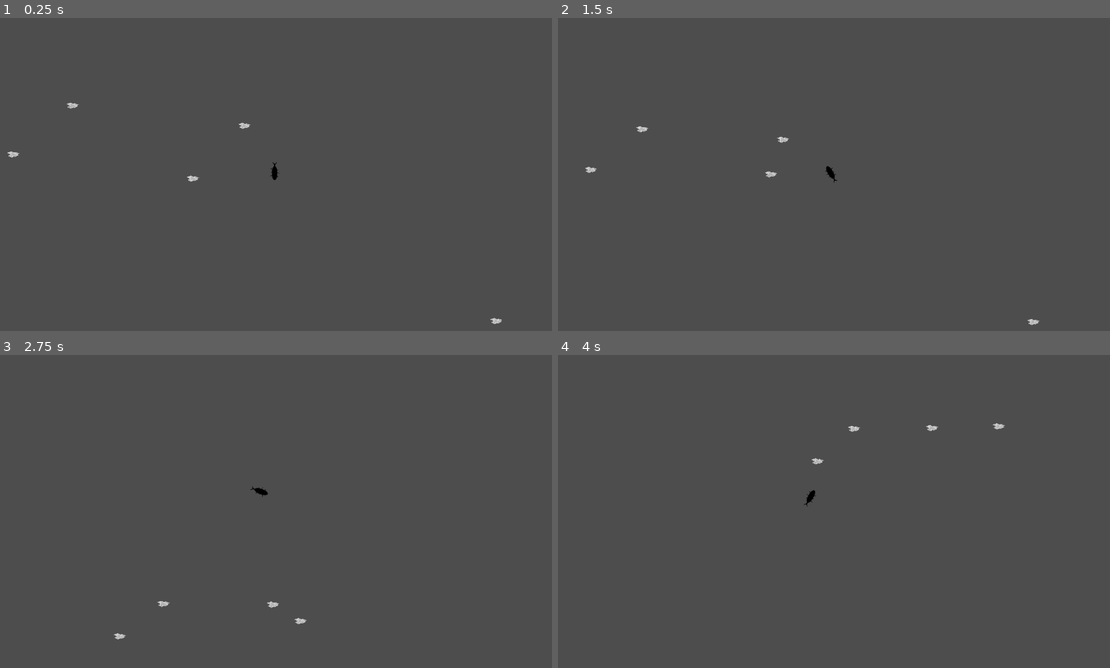
Above: before the commit, frames 1-4 (two rows, left to right).
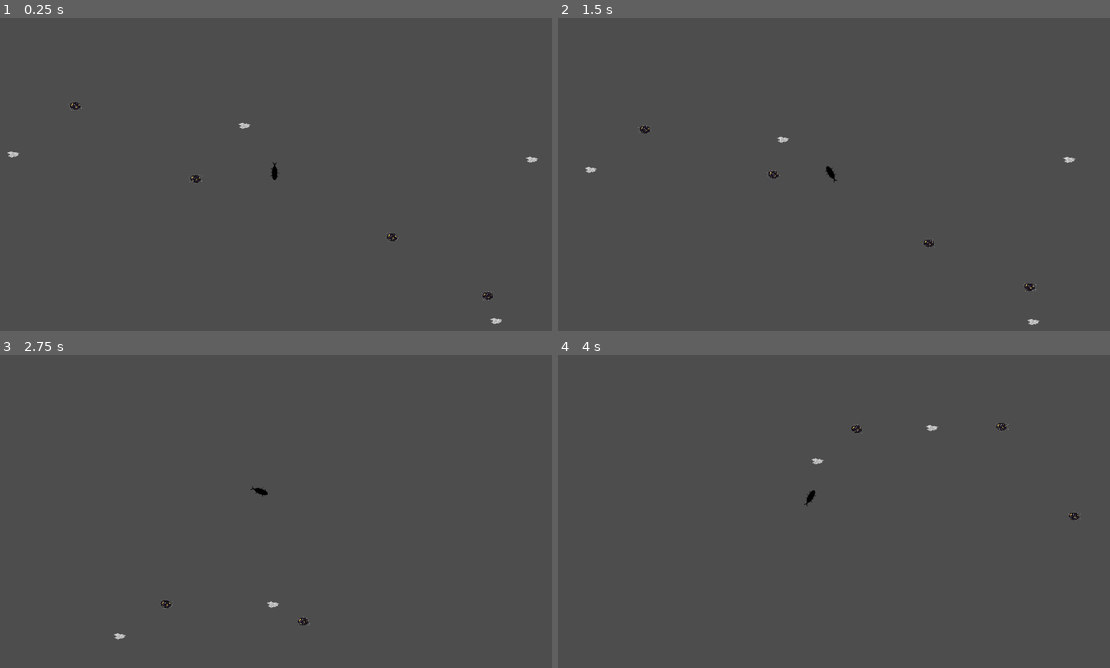
Above: after the commit, the same moments.

Repository: CarterHorton/starrrboard-HO
Game: Godot game, scene res://scenes/game.tscn
The game is run twice, just before and just after one commit, with the same random seed, the same clock (stepped at 60 frames per second) and the same inputs.
Inputs:
- Up to frame 1 (0.25 s): no input
- Up to frame 2 (1.5 s): hold Right (rotate_right) 0.53-1.28 s; hold Down (move_backward) from 1.28 s (still down)
- Up to frame 3 (2.75 s): release Down (move_backward) at 2.03 s; hold Right (rotate_right) from 2.03 s (still down)
- Up to frame 4 (4 s): release Right (rotate_right) at 2.78 s; hold Up (move_forward) 2.78-3.53 s; hold Left (rotate_left) from 3.53 s (still down)

The runs differ from the first frame. In frame 1, 0.2% of the frame differs, in the area x 12-98%, y 26-91%; in frame 2, 0.2%, in the area x 14-94%, y 34-88%; in frame 3, less than 0.1%; in frame 4, 0.1%.

Commit message:
Added variable texturing for scrap

Diff:
--- a/starrrboard,-ho!/scenes/Scraps.tscn
+++ b/starrrboard,-ho!/scenes/Scraps.tscn
@@ -1,10 +1,29 @@
-[gd_scene load_steps=4 format=3 uid="uid://cpq10lsr3g175"]
+[gd_scene load_steps=5 format=3 uid="uid://cpq10lsr3g175"]
 
 [ext_resource type="Texture2D" uid="uid://6whstg5q2f0v" path="res://assets/ScrapTexture1.png" id="1_5ns3t"]
 [ext_resource type="Script" uid="uid://w0m3agahly1l" path="res://scripts/scraps.gd" id="1_vh33x"]
 
-[sub_resource type="ConvexPolygonShape2D" id="ConvexPolygonShape2D_5ns3t"]
-points = PackedVector2Array(501, -128, -365, 312, -920, -214, -436, -377)
+[sub_resource type="GDScript" id="GDScript_vh33x"]
+script/source = "extends Sprite2D
+
+# ----- change texture -----
+@export var appliedTexture: Texture2D:
+	set(value):
+		if texture != value:
+			texture = value
+
+# Called when the node enters the scene tree for the first time.
+func _ready() -> void:
+	pass # Replace with function body.
+
+
+# Called every frame. 'delta' is the elapsed time since the previous frame.
+func _process(delta: float) -> void:
+	pass
+"
+
+[sub_resource type="CircleShape2D" id="CircleShape2D_qbkj0"]
+radius = 350.0
 
 [node name="Scrap" type="CharacterBody2D"]
 scale = Vector2(0.02, 0.02)
@@ -12,10 +31,12 @@
 collision_mask = 4
 script = ExtResource("1_vh33x")
 
-[node name="Sprite2D" type="Sprite2D" parent="."]
+[node name="SpriteTexture" type="Sprite2D" parent="."]
 texture = ExtResource("1_5ns3t")
+script = SubResource("GDScript_vh33x")
 
 [node name="CollisionShape2D" type="CollisionShape2D" parent="."]
-shape = SubResource("ConvexPolygonShape2D_5ns3t")
+position = Vector2(-250, -50)
+shape = SubResource("CircleShape2D_qbkj0")
 
 [connection signal="ready" from="." to="." method="_on_ready"]
--- a/starrrboard,-ho!/scenes/game.tscn
+++ b/starrrboard,-ho!/scenes/game.tscn
@@ -1,8 +1,10 @@
-[gd_scene load_steps=4 format=3 uid="uid://cpf66xjmf73s2"]
+[gd_scene load_steps=6 format=3 uid="uid://cpf66xjmf73s2"]
 
 [ext_resource type="PackedScene" uid="uid://cs04s23q5dicv" path="res://scenes/player.tscn" id="1_uwrxv"]
 [ext_resource type="PackedScene" path="res://scenes/camera.tscn" id="2_yqjtg"]
 [ext_resource type="PackedScene" uid="uid://cpq10lsr3g175" path="res://scenes/Scraps.tscn" id="3_lnu2h"]
+[ext_resource type="Texture2D" uid="uid://6whstg5q2f0v" path="res://assets/ScrapTexture1.png" id="4_iywne"]
+[ext_resource type="Texture2D" uid="uid://3mklcukacxy8" path="res://assets/ScrapTexture2.png" id="5_p57ef"]
 
 [node name="game" type="Node2D"]
 position = Vector2(642, 356)
@@ -17,15 +19,32 @@
 
 [node name="Scrap" parent="Scraps" instance=ExtResource("3_lnu2h")]
 position = Vector2(121, 233)
+custom_Texture = ExtResource("4_iywne")
 
 [node name="Scrap2" parent="Scraps" instance=ExtResource("3_lnu2h")]
 position = Vector2(-55, 159)
+custom_Texture = ExtResource("5_p57ef")
 
 [node name="Scrap3" parent="Scraps" instance=ExtResource("3_lnu2h")]
 position = Vector2(49, -99)
+custom_Texture = ExtResource("4_iywne")
 
 [node name="Scrap4" parent="Scraps" instance=ExtResource("3_lnu2h")]
 position = Vector2(96, -10)
+custom_Texture = ExtResource("5_p57ef")
 
 [node name="Scrap5" parent="Scraps" instance=ExtResource("3_lnu2h")]
 position = Vector2(-61, -147)
+custom_Texture = ExtResource("4_iywne")
+
+[node name="Scrap6" parent="Scraps" instance=ExtResource("3_lnu2h")]
+position = Vector2(-204, 17)
+custom_Texture = ExtResource("5_p57ef")
+
+[node name="Scrap7" parent="Scraps" instance=ExtResource("3_lnu2h")]
+position = Vector2(182, 90)
+custom_Texture = ExtResource("4_iywne")
+
+[node name="Scrap8" parent="Scraps" instance=ExtResource("3_lnu2h")]
+position = Vector2(-230, -93)
+custom_Texture = ExtResource("5_p57ef")
--- a/starrrboard,-ho!/scripts/scraps.gd
+++ b/starrrboard,-ho!/scripts/scraps.gd
@@ -1,12 +1,17 @@
 extends CollisionObject2D
 # Author: Carter Horton
 # Date: 11 - 8 - 2025
-# Title: Scraps script
-# Description:
+# Title: Scraps
+# Description: Moves the whole body around the screen
 # ----- Settings -----
 @export var scrapSpeed: float = 40.0 # Variable speed controler
 @export var maxVals: Vector2 = Vector2(1280,720) # Maximum value numbers
 @export var minVals: Vector2 = Vector2(0,0) # Minumum value numbers
+@export var custom_Texture: Texture2D:
+	set(value):
+		$SpriteTexture.texture = value
+		custom_Texture = value
+
 # ----- Variables ------
 var target: Vector2 # Refrence variable for where the peice is going
 var rng = RandomNumberGenerator.new() # OS time to create random ints
@@ -40,5 +45,6 @@
 	else:
 		global_position += direction * distanceThisFrame # Add to globalposition
 
+# This function runs on every single frame and passes delta as time since last
 func _process(delta: float) -> void:
 	moveToTarget(delta)
Not shown, added: starrrboard,-ho!/scenes/Scraps.tscn29083091433.tmp
Not shown, added: starrrboard,-ho!/scenes/Scraps.tscn29156399785.tmp
